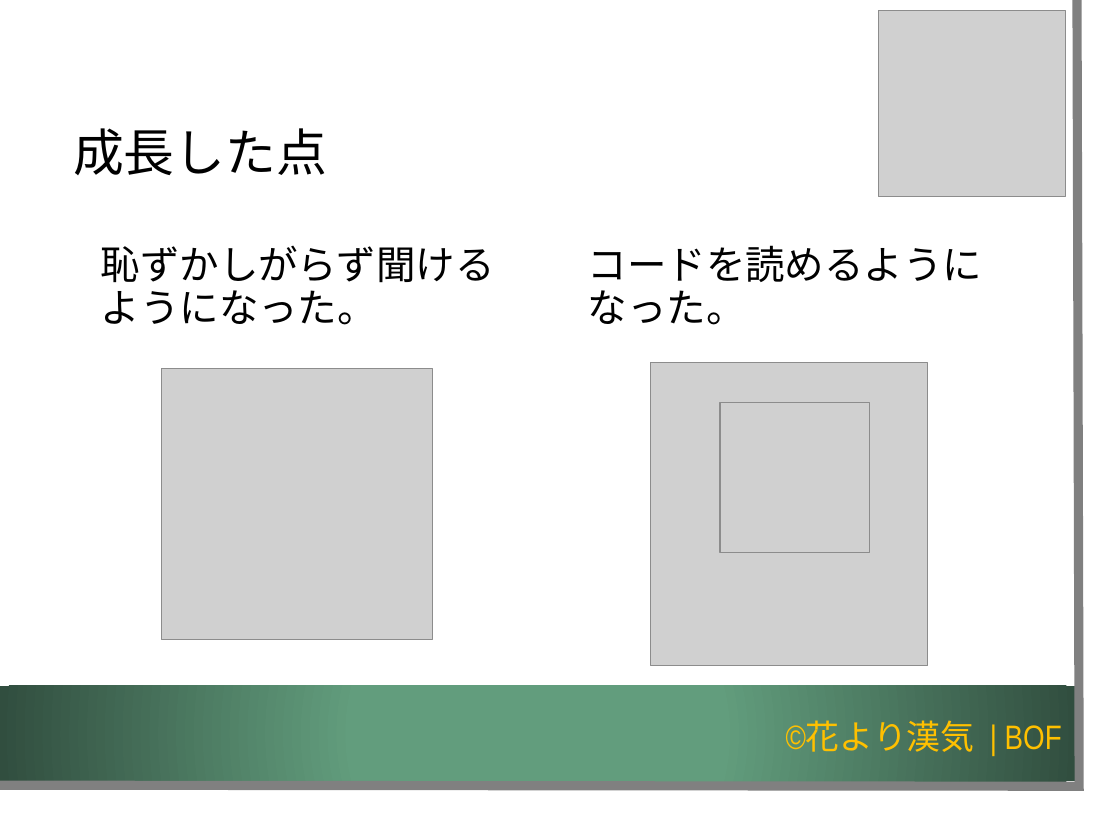
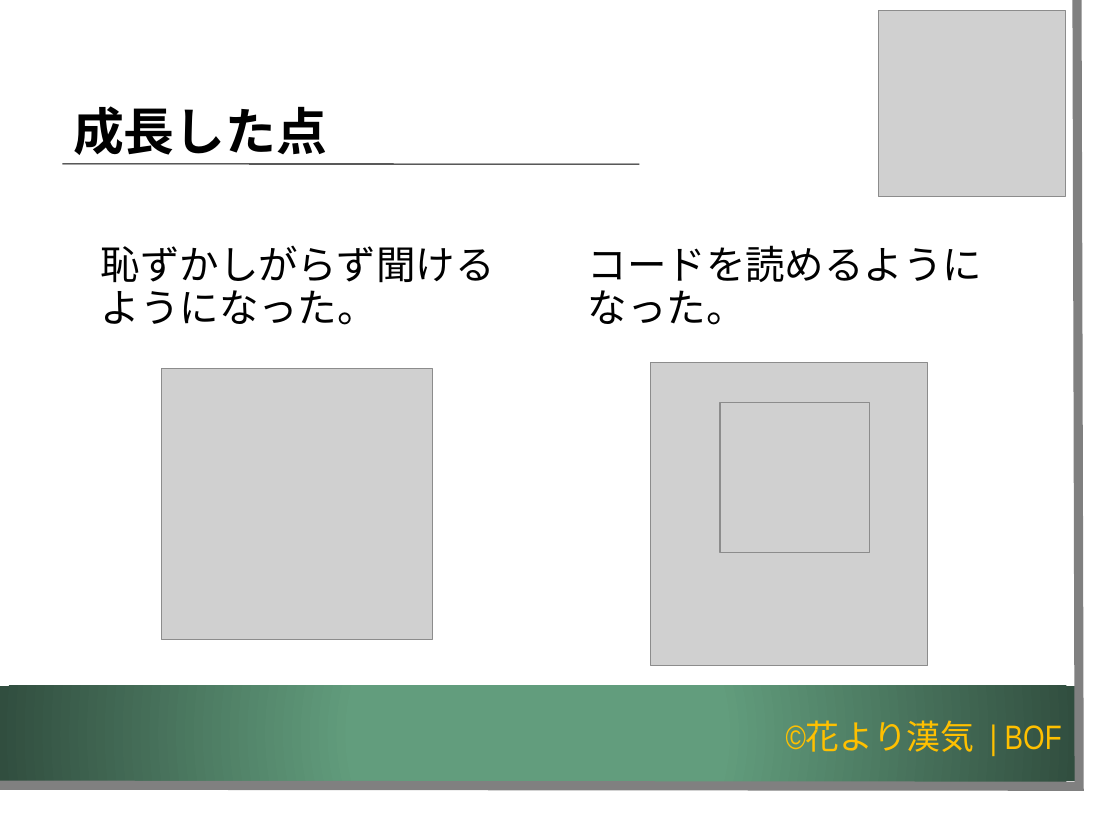
Before and after one commit to K-MIGTA/hanayoriRepo, a slide deck: slide 19 of 成果報告会_発表用スライド_チーム開発演習編集版_1.2.pptx. Drawn at 1120x840 pixels with LibreOffice and Linux fonts; fonts in the diff are those of the drawing; grey boxes stand for pictures; background and template pictures are left out. Boxes give left, top, right and bottom in pixels: in the first picture for what was removed or moved away, otherwise in the second. Text is boxed around its words. In the diff, an @@ line names an element or a change of style, - is before the commit and + after.

```diff
--- a/成果報告会_発表用スライド_チーム開発演習編集版_1.2.pptx
+++ b/成果報告会_発表用スライド_チーム開発演習編集版_1.2.pptx
@@ title "成長した点" moved from (x1=73, y1=128, x2=327, y2=175) to (x1=73, y1=106, x2=327, y2=164) @@
@@ title "成長した点" at (x1=73, y1=106, x2=327, y2=164): font Arial Narrow to Noto Sans CJK JP, bold on @@
@@ line added from (63, 164) to (639, 165), #000000 0.74 pt @@
```
Also in this commit, not shown: 29 other slides changed, 2 slides removed.
